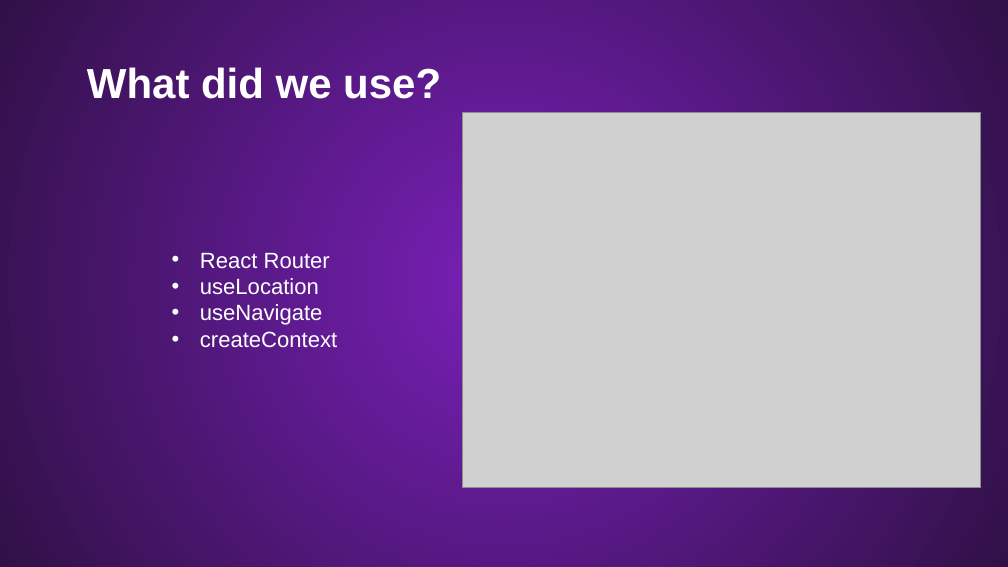
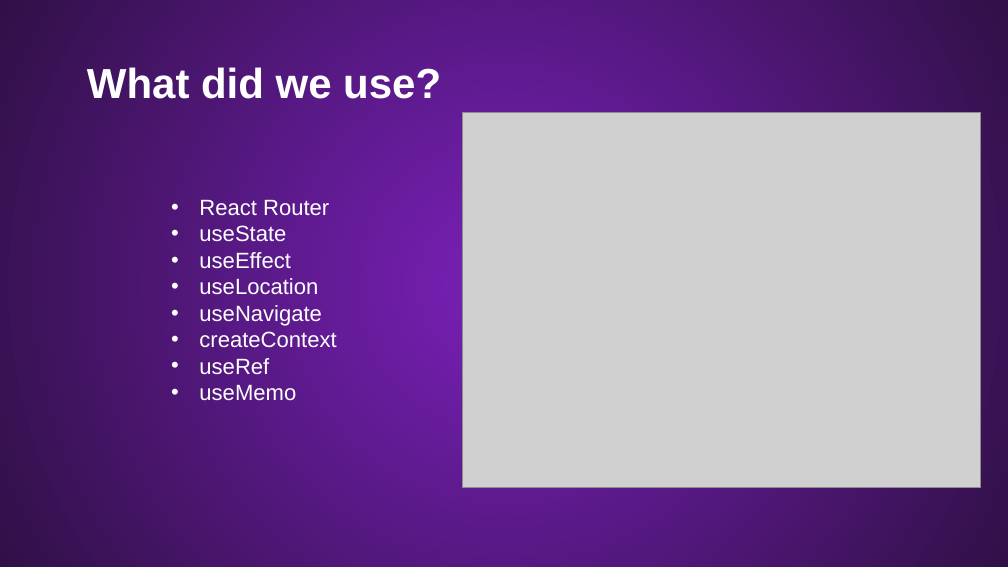
Before and after one commit to Palacsinta002/LMS, a slide deck: slide 20 of Presentation/LMS Presentation.pptx. Drawn at 1008x567 pixels with LibreOffice and Linux fonts; fonts in the diff are those of the drawing; grey boxes stand for pictures; background and template pictures are left out. Boxes give left, top, right and bottom in pixels: in the first picture for what was removed or moved away, otherwise in the second. Text is boxed around its words. In the diff, an @@ line names an element or a change of style, - is before the commit and + after.

Commit message:
2025-04-10 10:57:28

```diff
--- a/Presentation/LMS Presentation.pptx
+++ b/Presentation/LMS Presentation.pptx
@@ text "React Router": place and size @@
-text "React Router" at <box>200,253,337,348</box>
+text "React Router" at <box>199,200,336,401</box>
@@ text at <box>199,225,290,269</box>: paragraphs added @@
+• useState
+• useEffect
@@ text at <box>199,358,296,401</box>: paragraphs added @@
+• useRef
+• useMemo
```
Also in this commit, not shown: 1 other slide changed.
